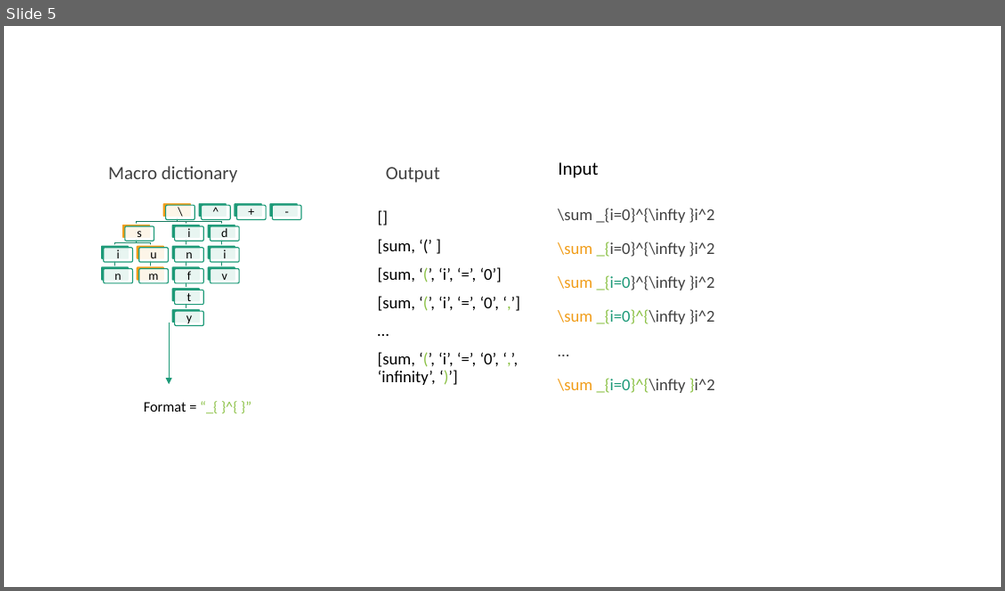
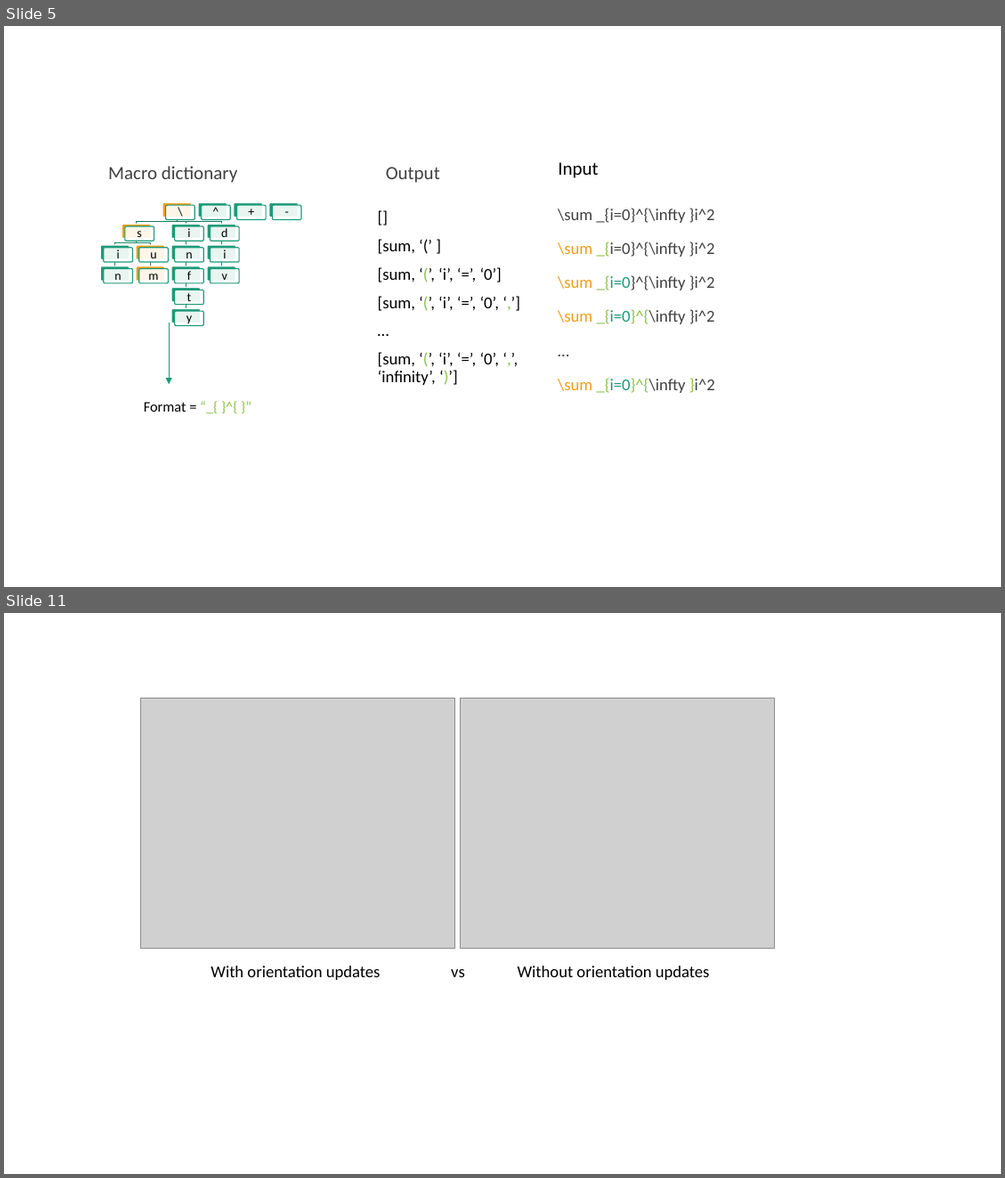
Before and after one commit to jiawei-zhang-a/Pendulum-beta, a slide deck: doc/illustrations.pptx. Shown one above the other, each under a label of ours: slide 5 before the commit, slides 5 and 11 after it; the slides between them are not shown. The pictures are 1005x591 and 1005x1178 pixels, drawn with LibreOffice and Linux fonts; fonts in the diff are those of the drawing; grey boxes stand for pictures. Boxes give left, top, right and bottom in pixels: in the first picture for what was removed or moved away, otherwise in the second. Text is boxed around its words. In the diff, an @@ line names an element or a change of style, - is before the commit and + after.

```diff
--- a/doc/illustrations.pptx
+++ b/doc/illustrations.pptx
@@ slide 11 added at bbox=[4, 613, 1001, 1174], background #FFFFFF @@
@@ picture added at bbox=[141, 698, 455, 948] @@
@@ picture added at bbox=[461, 698, 775, 948] @@
@@ text added at bbox=[210, 965, 710, 980], 16 pt, text #000000 @@
+With orientation updates vs Without orientation updates
```
Also in this commit, not shown: 6 other slides added, 3 other files.
